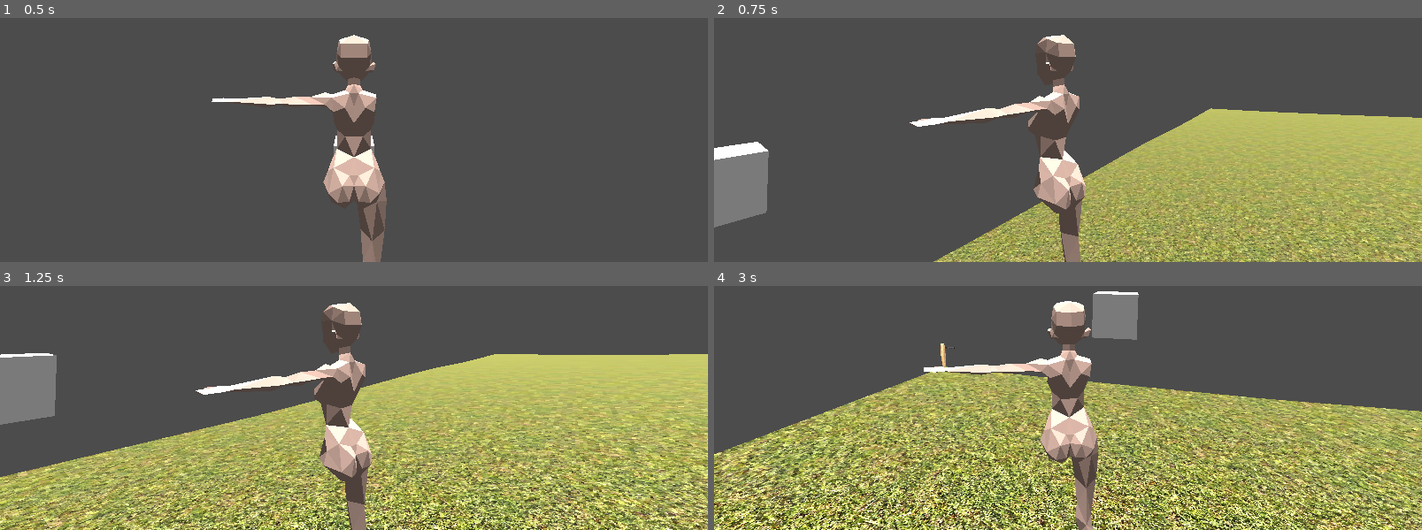
Above: before the commit, frames 1-4 (two rows, left to right).
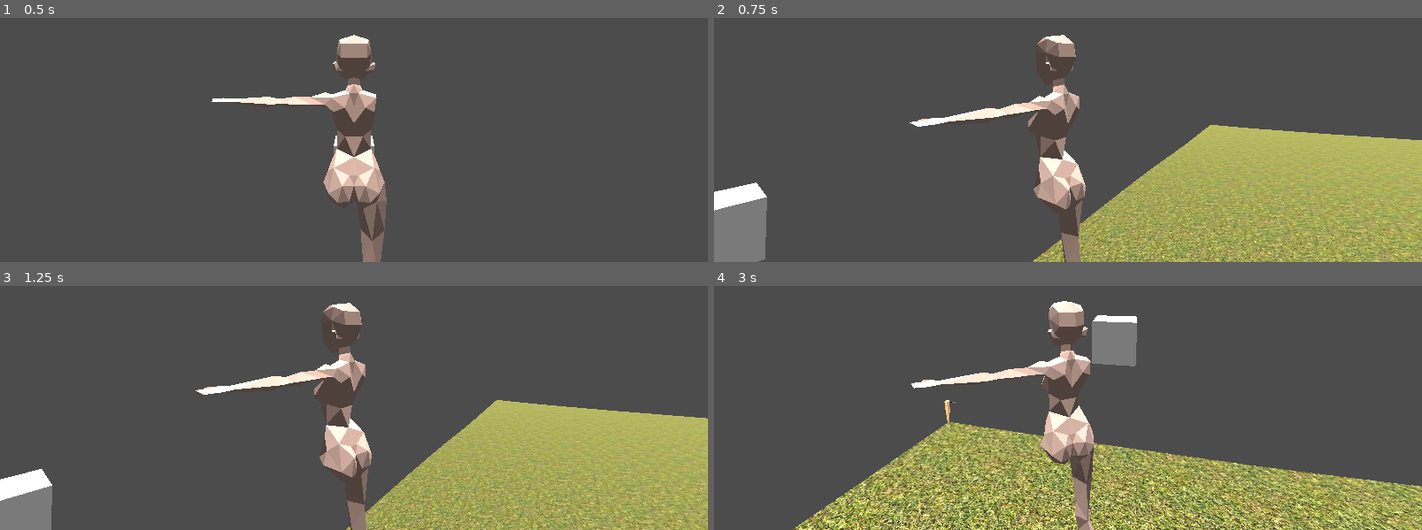
Above: after the commit, the same moments.

Repository: paperweights/z
Game: Godot game, scene res://world/world.tscn
Two runs of this game, one before a commit and one after it. Both use one fixed random seed, a clock stepped at 60 frames per second and the inputs below.
Inputs (mouse positions are in pixels of both pictures, inside the frame that each line leads up to):
- Up to frame 1 (0.5 s): no input
- Up to frame 2 (0.75 s): tap Enter at 0.5 s; move the mouse to (1103, 54) at 0.52 s; tap Space (player_jump, bound only after the commit) at 0.6 s
- Up to frame 3 (1.25 s): tap Space (player_jump, bound only after the commit) at 0.77, 1.07 s
- Up to frame 4 (3 s): move the mouse to (1032, 325) at 1.27 s; tap S (camera_backward) at 1.35 s; tap Space (player_jump, bound only after the commit) at 1.52, 1.55, 1.82, 2.3 s; move the mouse to (1082, 315) at 2.02 s; hold W (camera_forward) 2.03-2.78 s; move the mouse to (1060, 329) at 2.77 s; tap A (camera_left) at 2.85 s

Frame 1 is identical in both runs. In frame 2, 17% of the frame differs, in the area x 0-100%, y 36-100%; in frame 3, 46%; in frame 4, 51%, in the area x 0-100%, y 2-100%.

Commit message:
added jumping

Diff:
--- a/entity/player/player.gd
+++ b/entity/player/player.gd
@@ -5,11 +5,14 @@
 const UP = Vector3.UP
 const SNAP = Vector3.DOWN
 const FLOOR_MAX_ANGLE = deg2rad(52)
+const MESH_ROTATION_SPEED = 0.15
 
 export(float) var _speed = 100
+export(float) var _jump_foce = 5
 
 var _health: Stat = Stat.new(100)
 var _velocity: Vector3
+var _jumping: bool = false
 
 onready var _camera = $CameraBase
 onready var _mesh = $Mesh
@@ -17,21 +20,29 @@
 
 func _physics_process(delta: float) -> void:
 	# movement
+	# horizontal
 	_velocity.x = 0
 	_velocity.z = 0
 	var input = _get_input()
 	_velocity += delta * _speed * _get_target_horizontal_velocity(input)
+	# jumping
+	if Input.is_action_just_pressed("player_jump") and !_jumping:
+		_jumping = true
+		_velocity.y = _jump_foce
 	# add gravity
-	_velocity += GRAVITY * delta
+	else:
+		_velocity += GRAVITY * delta
 	# apply velocity
 	_velocity = move_and_slide_with_snap(_velocity, _get_snap(), UP, _get_slide(), 4, FLOOR_MAX_ANGLE)
 	# handle collisions (slides)
-#	for s in get_slide_count():
-#		var collision = get_slide_collision(s)
-#		var dot = collision.normal.dot(UP)
+	for s in get_slide_count():
+		var collision = get_slide_collision(s)
+		var dot = collision.normal.dot(UP)
+		if dot > 0.98:
+			_jumping = false
 	# rotate mesh
 	if abs(_velocity.x) + abs(_velocity.z) >= 0.1:
-		_mesh.rotation.y = lerp_angle(_mesh.rotation.y, atan2(_velocity.x, _velocity.z), 0.1)
+		_mesh.rotation.y = lerp_angle(_mesh.rotation.y, atan2(_velocity.x, _velocity.z), MESH_ROTATION_SPEED)
 	return
 
 
@@ -57,7 +68,7 @@
 
 
 func _get_snap() -> Vector3:
-	return SNAP if is_on_floor() else Vector3.ZERO
+	return SNAP if !_jumping else Vector3.ZERO
 
 
 func _get_slide() -> bool:
--- a/project.godot
+++ b/project.godot
@@ -146,6 +146,11 @@
 "events": [ Object(InputEventKey,"resource_local_to_scene":false,"resource_name":"","device":0,"alt":false,"shift":false,"control":false,"meta":false,"command":false,"pressed":false,"scancode":83,"physical_scancode":0,"unicode":0,"echo":false,"script":null)
  ]
 }
+player_jump={
+"deadzone": 0.5,
+"events": [ Object(InputEventKey,"resource_local_to_scene":false,"resource_name":"","device":0,"alt":false,"shift":false,"control":false,"meta":false,"command":false,"pressed":false,"scancode":32,"physical_scancode":0,"unicode":0,"echo":false,"script":null)
+ ]
+}
 camera_zoom_in={
 "deadzone": 0.0,
 "events": [ Object(InputEventMouseButton,"resource_local_to_scene":false,"resource_name":"","device":0,"alt":false,"shi …(212 unchanged characters)…
